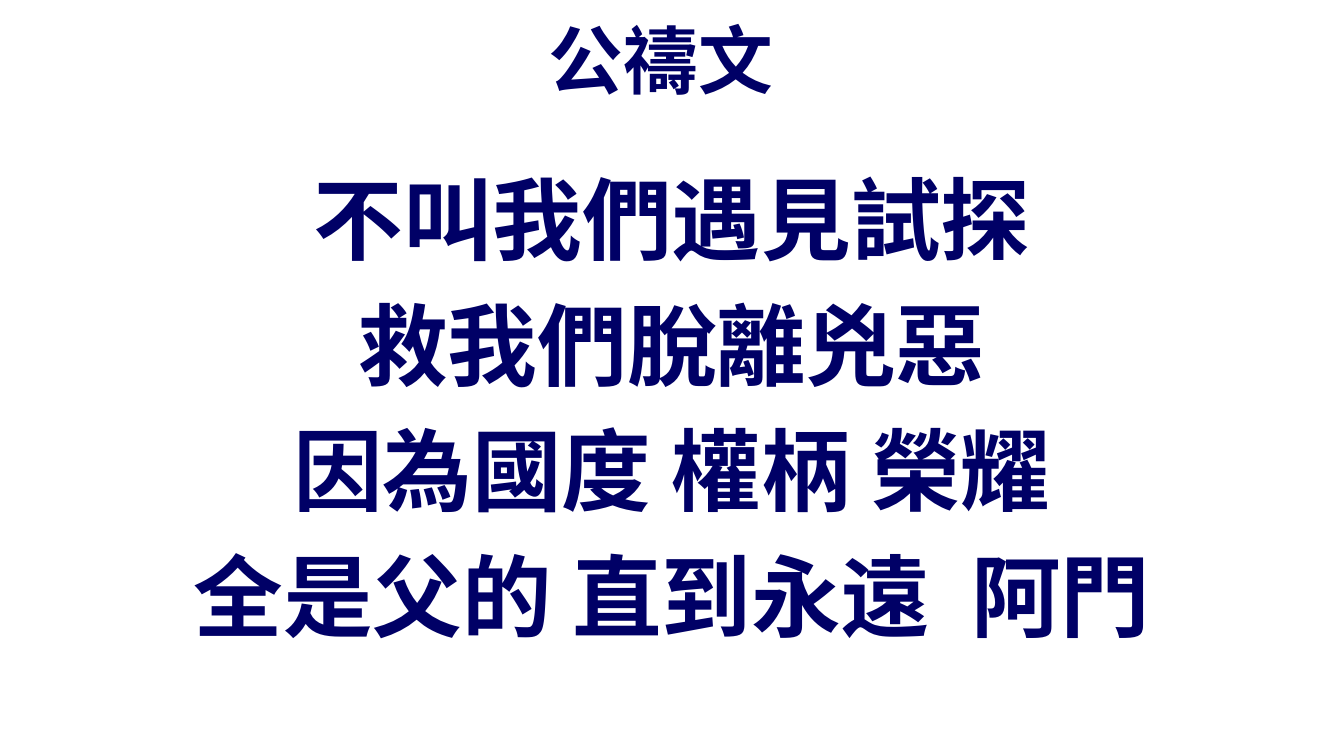
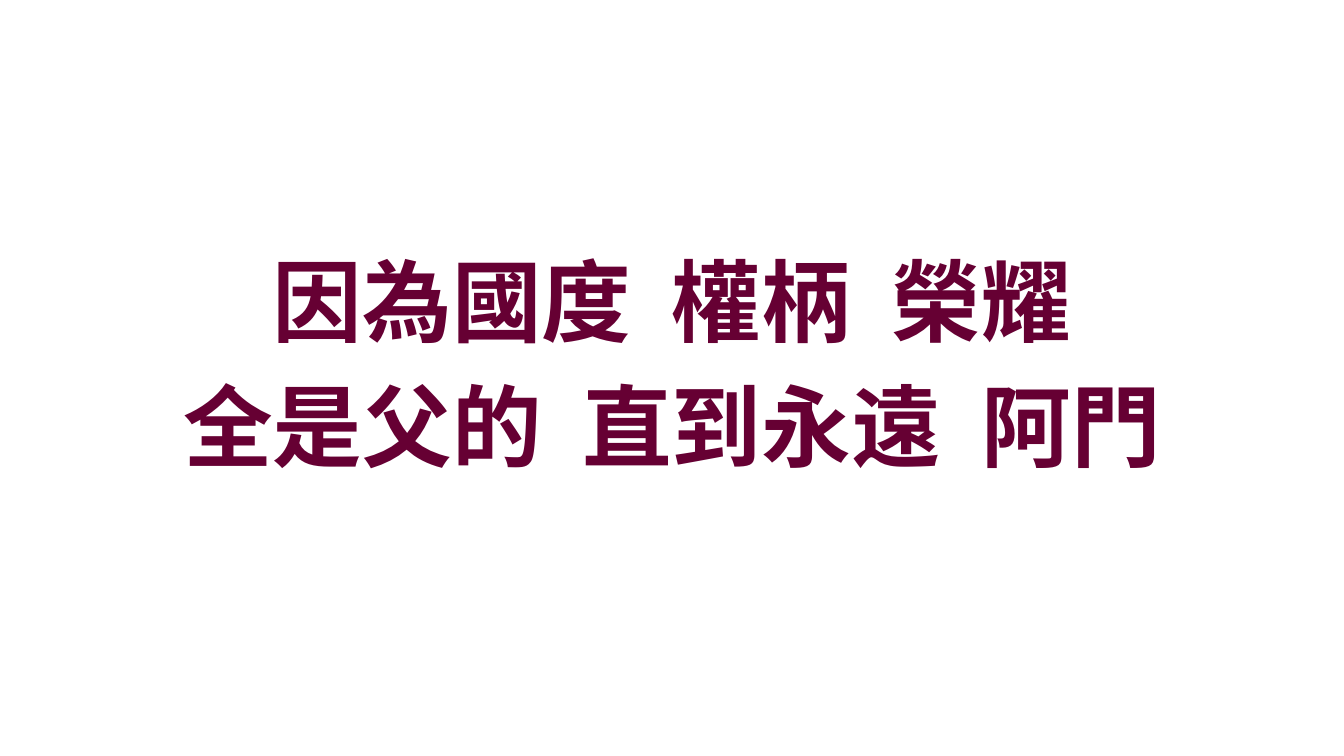
Before and after one commit to batisuoc/other-ppts, a slide deck: slide 31 of 崇拜流程_version02.pptx (slide 24 before the commit). Drawn at 1344x756 pixels with LibreOffice and Linux fonts; fonts in the diff are those of the drawing; background and template pictures are left out. Boxes give left, top, right and bottom in pixels: in the first picture for what was removed or moved away, otherwise in the second. Text is boxed around its words. In the diff, an @@ line names an element or a change of style, - is before the commit and + after.

```diff
--- a/崇拜流程_version02.pptx
+++ b/崇拜流程_version02.pptx
@@ title removed at (549, 24, 773, 95) @@
-公禱文
@@ text at (314, 176, 1031, 388): paragraphs removed @@
-不叫我們遇見試探
-救我們脫離兇惡
@@ text "因為國度 權柄 榮耀": place and size @@
-text "因為國度 權柄 榮耀" at (194, 176, 1150, 638)
+text "因為國度 權柄 榮耀" at (183, 258, 1160, 468)
@@ text "因為國度 權柄 榮耀" at (183, 258, 1160, 468): text colour #000066 to #660033; vertical alignment top to middle @@
```
Also in this commit, not shown: 7 other slides changed, 11 slides added, 1 other file.
